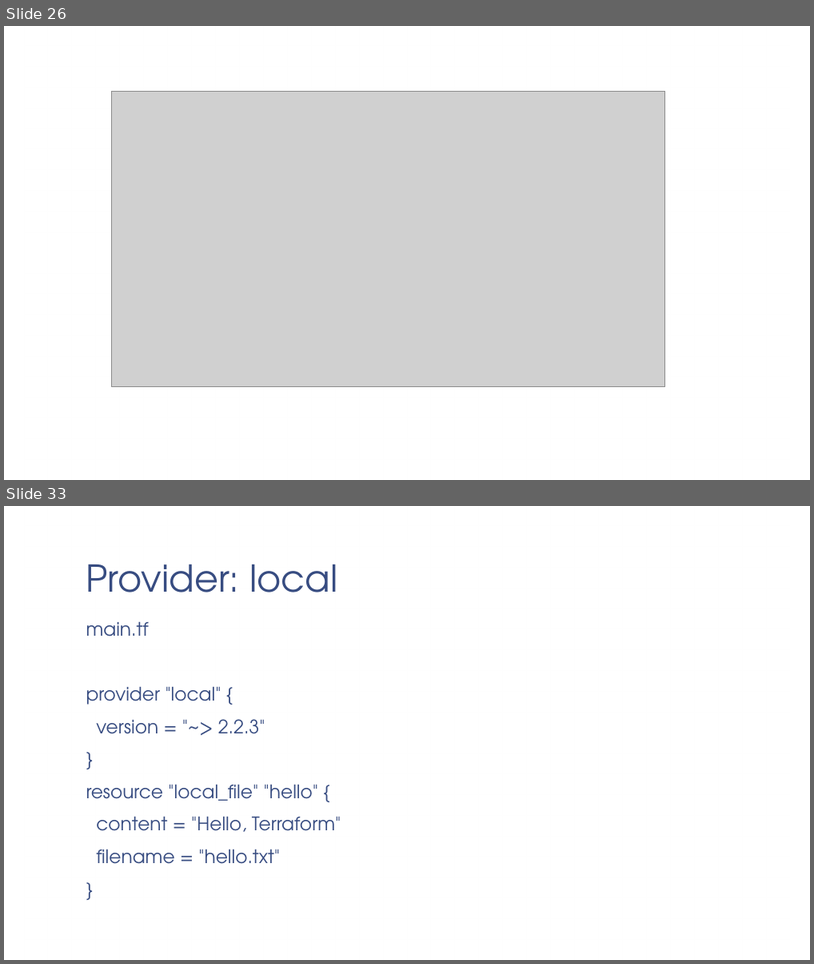
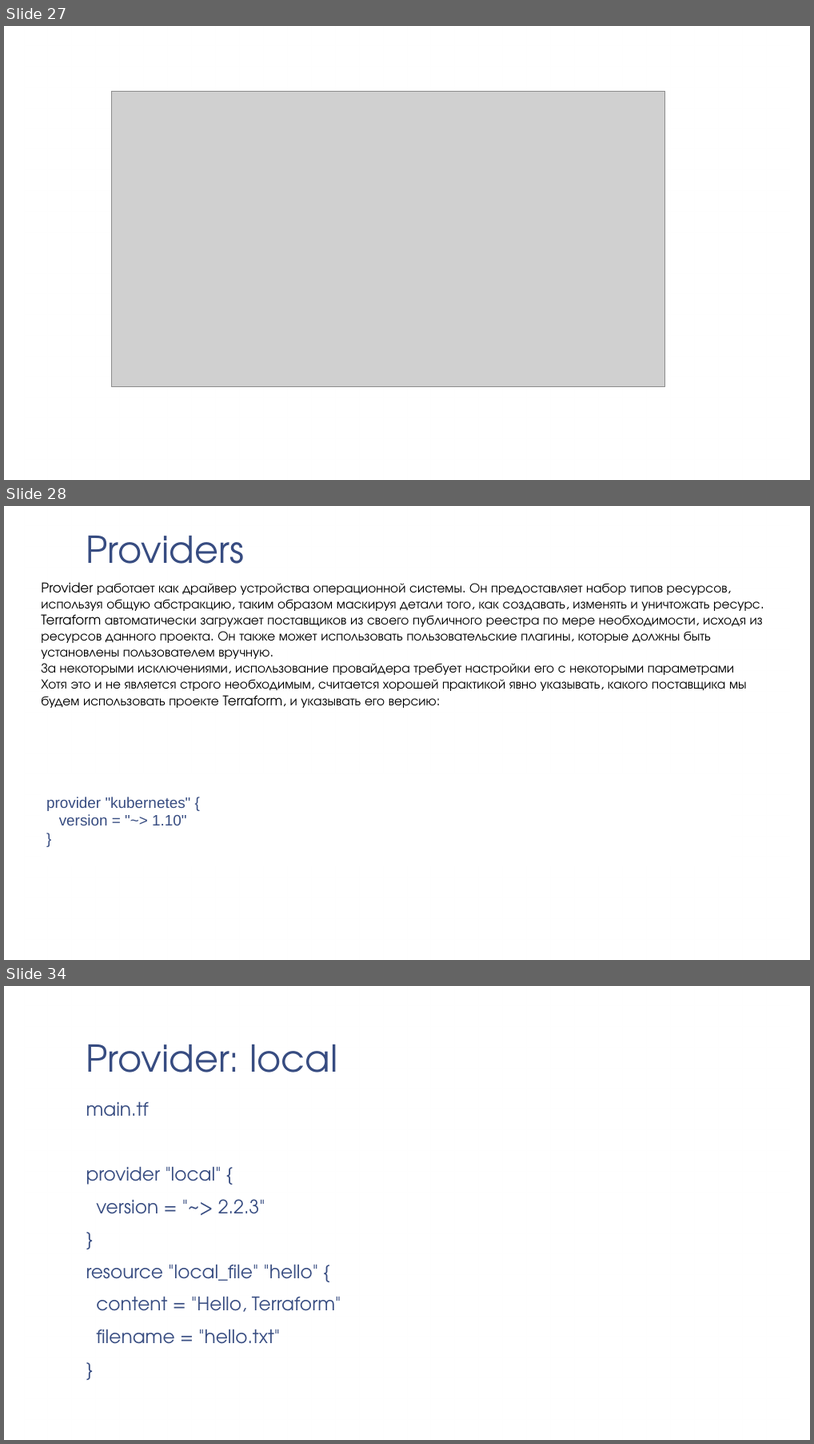
Before and after one commit to iu5git/DevOps, a slide deck: Лекции/Лекция11/Лекция_Terraform.pptx. Shown one above the other, each under a label of ours: slides 26 and 33 before the commit, slides 27, 28 and 34 after it; the slides between them are not shown. The pictures are 814x964 and 814x1444 pixels, drawn with LibreOffice and Linux fonts; fonts in the diff are those of the drawing; grey boxes stand for pictures; background and template pictures are left out. Boxes give left, top, right and bottom in pixels: in the first picture for what was removed or moved away, otherwise in the second. Text is boxed around its words. In the diff, an @@ line names an element or a change of style, - is before the commit and + after.

Commit message:
terraform

```diff
--- a/Лекции/Лекция11/Лекция_Terraform.pptx
+++ b/Лекции/Лекция11/Лекция_Terraform.pptx
@@ slide 28 added at [4, 506, 810, 960], background picture (left out); not listed: 1 template element that a slide beside it also shows @@
@@ title added at [86, 536, 245, 564], 44 pt, text #374C81 @@
+Providers
@@ text added at [41, 582, 763, 708], 16 pt, text #000000 @@
+Provider работает как драйвер устройства операционной системы. Он предоставляет набор типов ресурсов, используя общую абстракцию, таким образом маскируя детали того, как создавать, изменять и уничтожать ресурс.
+Terraform автоматически загружает поставщиков из своего публичного реестра по мере необходимости, исходя из ресурсов данного проекта. Он также может использовать пользовательские плагины, которые должны быть установлены пользователем вручную.
+За некоторыми исключениями, использование провайдера требует настройки его с некоторыми параметрами
+Хотя это и не является строго необходимым, считается хорошей практикой явно указывать, какого поставщика мы будем использовать проекте Terraform, и указывать его версию:
@@ text added at [46, 796, 191, 825], 18 pt, text #374C81 @@
+provider "kubernetes" {
+version = "~> 1.10"
+}
@@ what was slide 26 is now slide 27 @@
@@ what was slide 33 is now slide 34 @@
```
Also in this commit, not shown: 22 slides changed, 6 other slides added, 4 slides removed, 2 other files.
